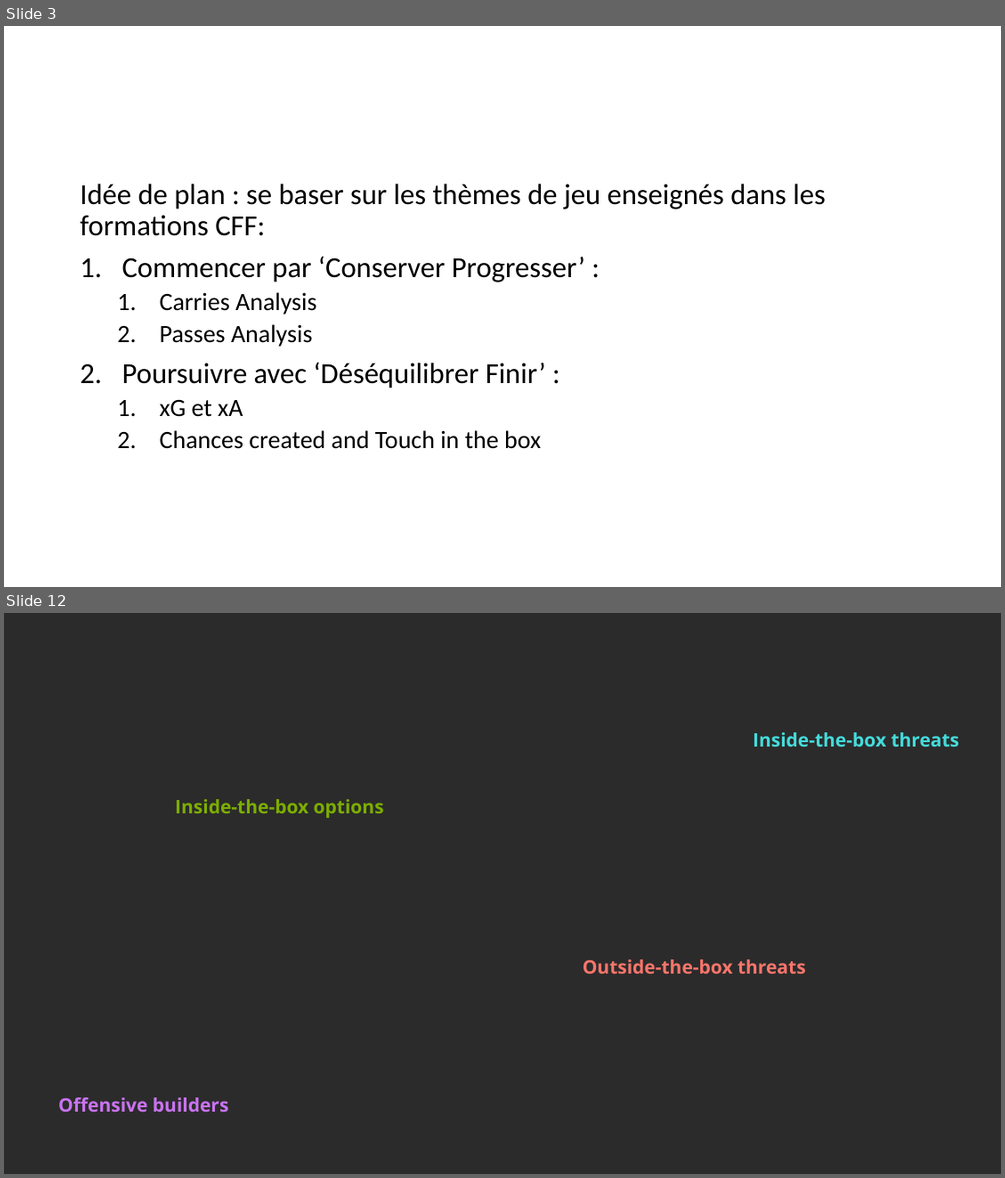
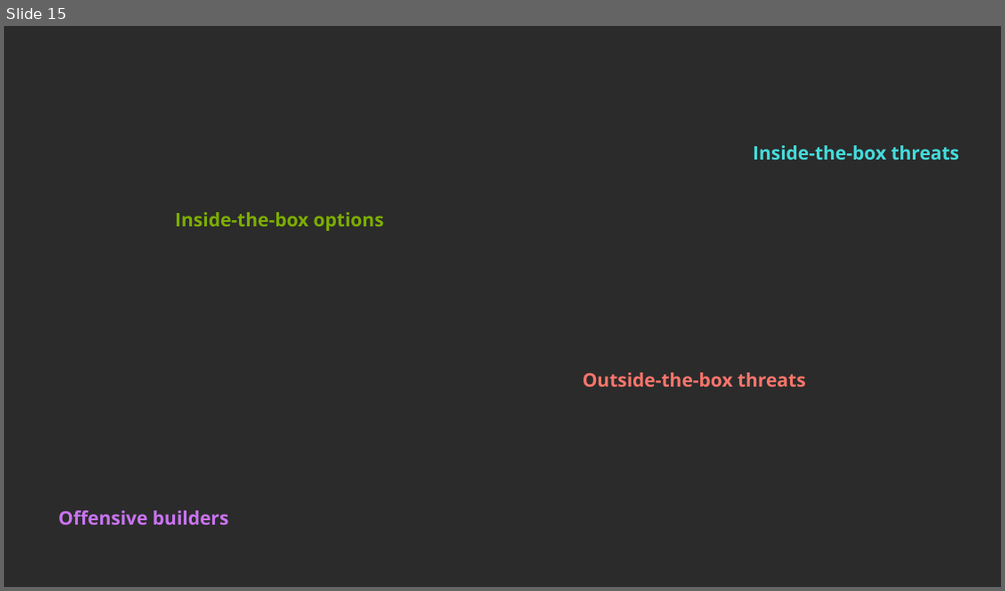
Before and after one commit to YouennMARTIN/Premier-League-Center-Midfielder-Offensive-Activity-Analyses-, a slide deck: Main outcomes.pptx. Shown one above the other, each under a label of ours: slides 3 and 12 before the commit, slide 15 after it; the slides between them are not shown. The pictures are 1005x1178 and 1005x591 pixels, drawn with LibreOffice and Linux fonts; fonts in the diff are those of the drawing; background and template pictures are left out; a plain dark background stands for a picture behind light text. Boxes give left, top, right and bottom in pixels: in the first picture for what was removed or moved away, otherwise in the second. Text is boxed around its words. In the diff, an @@ line names an element or a change of style, - is before the commit and + after.

```diff
--- a/Main outcomes.pptx
+++ b/Main outcomes.pptx
@@ slide 3 removed at <box>4,26,1001,587</box>, background #FFFFFF @@
@@ text removed at <box>80,184,825,449</box> @@
-Idée de plan : se baser sur les thèmes de jeu enseignés dans les formations CFF:
-1. Commencer par ‘Conserver Progresser’ :
-  1. Carries Analysis
-  2. Passes Analysis
-2. Poursuivre avec ‘Déséquilibrer Finir’ :
-  1. xG et xA
-  2. Chances created and Touch in the box
@@ what was slide 12 is now slide 15 @@
```
Also in this commit, not shown: 7 slides changed, 8 slides added, 10 other slides removed.
